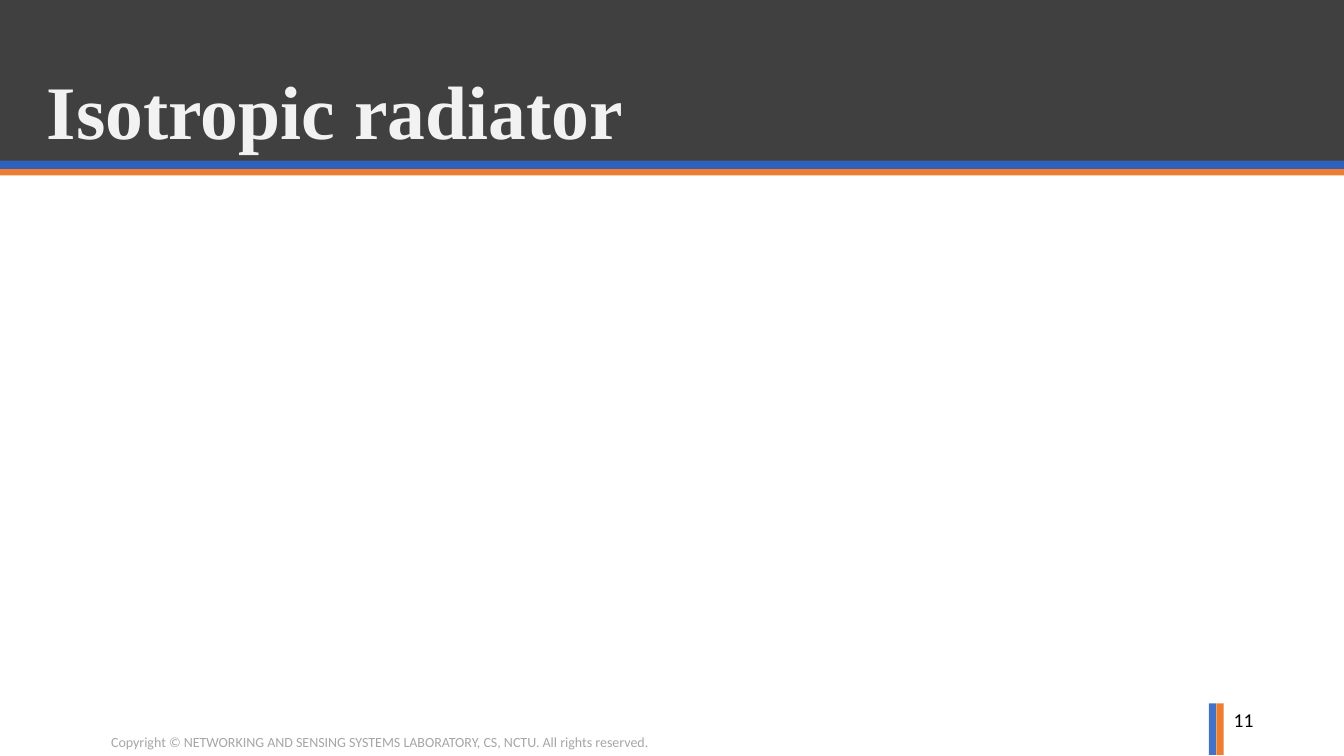
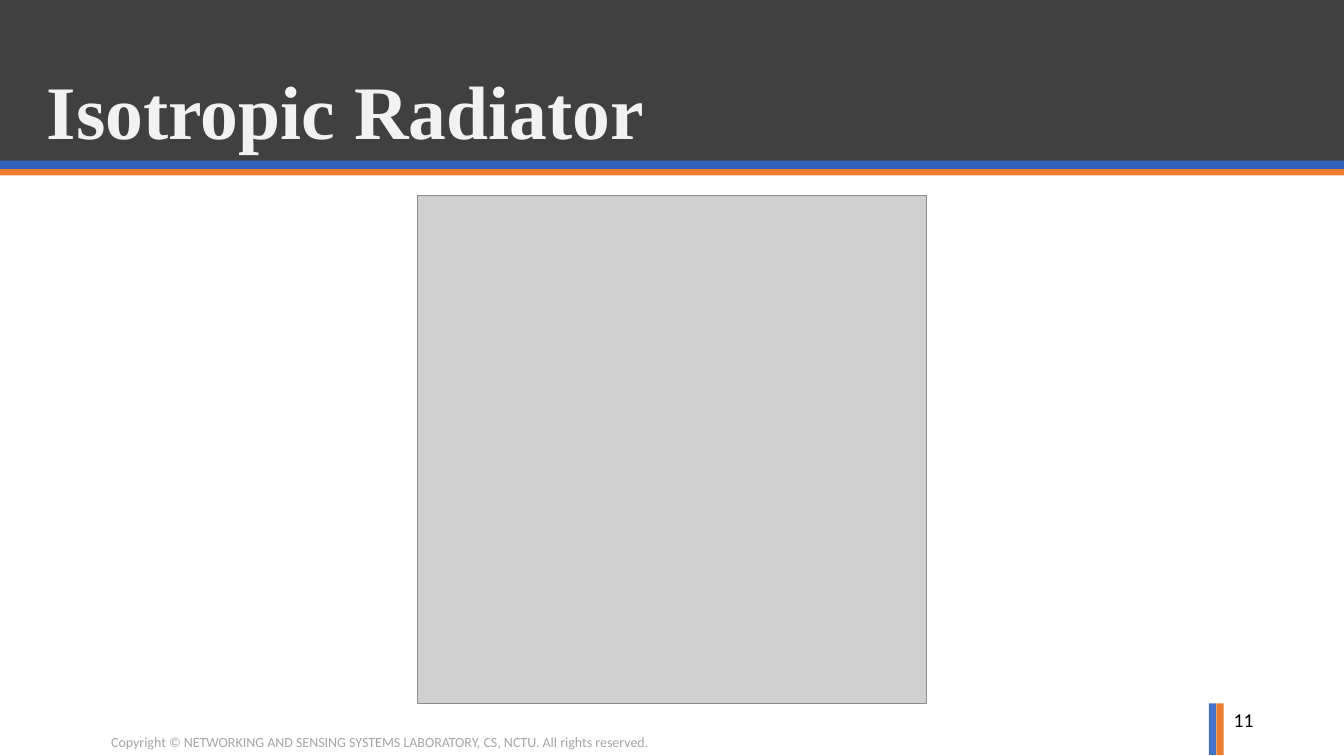
Before and after one commit to ghostkingwilly/Signal_Training_Freshman, a slide deck: slide 11 of Freshman_Training.pptx. Drawn at 1344x756 pixels with LibreOffice and Linux fonts; fonts in the diff are those of the drawing; grey boxes stand for pictures; background and template pictures are left out. Boxes give left, top, right and bottom in pixels: in the first picture for what was removed or moved away, otherwise in the second. Text is boxed around its words. In the diff, an @@ line names an element or a change of style, - is before the commit and + after.

```diff
--- a/Freshman_Training.pptx
+++ b/Freshman_Training.pptx
@@ title at (x1=47, y1=86, x2=644, y2=154): text changed @@
-Isotropic radiator
+Isotropic Radiator
@@ picture added at (x1=418, y1=196, x2=927, y2=704) @@
```
Also in this commit, not shown: 2 other slides changed, 1 slide added, 3 other files.
